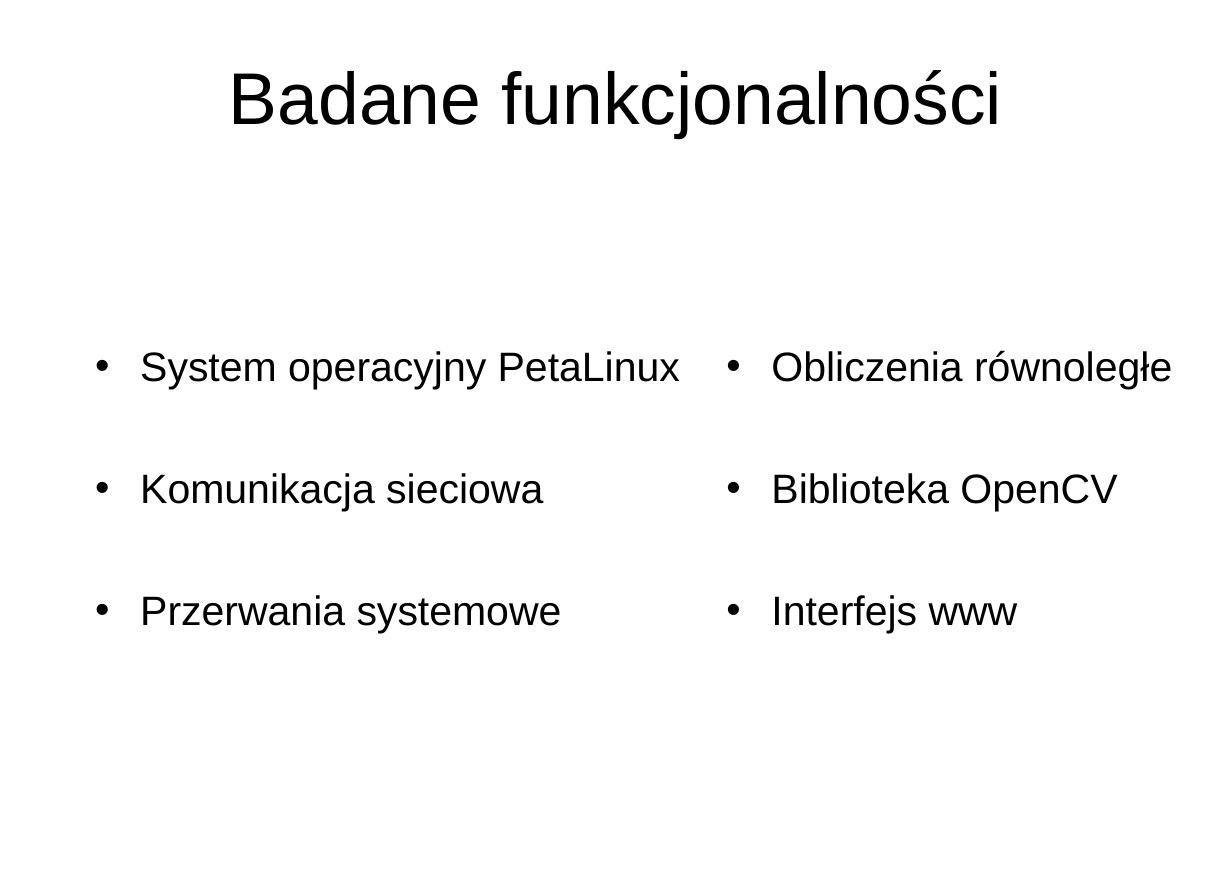
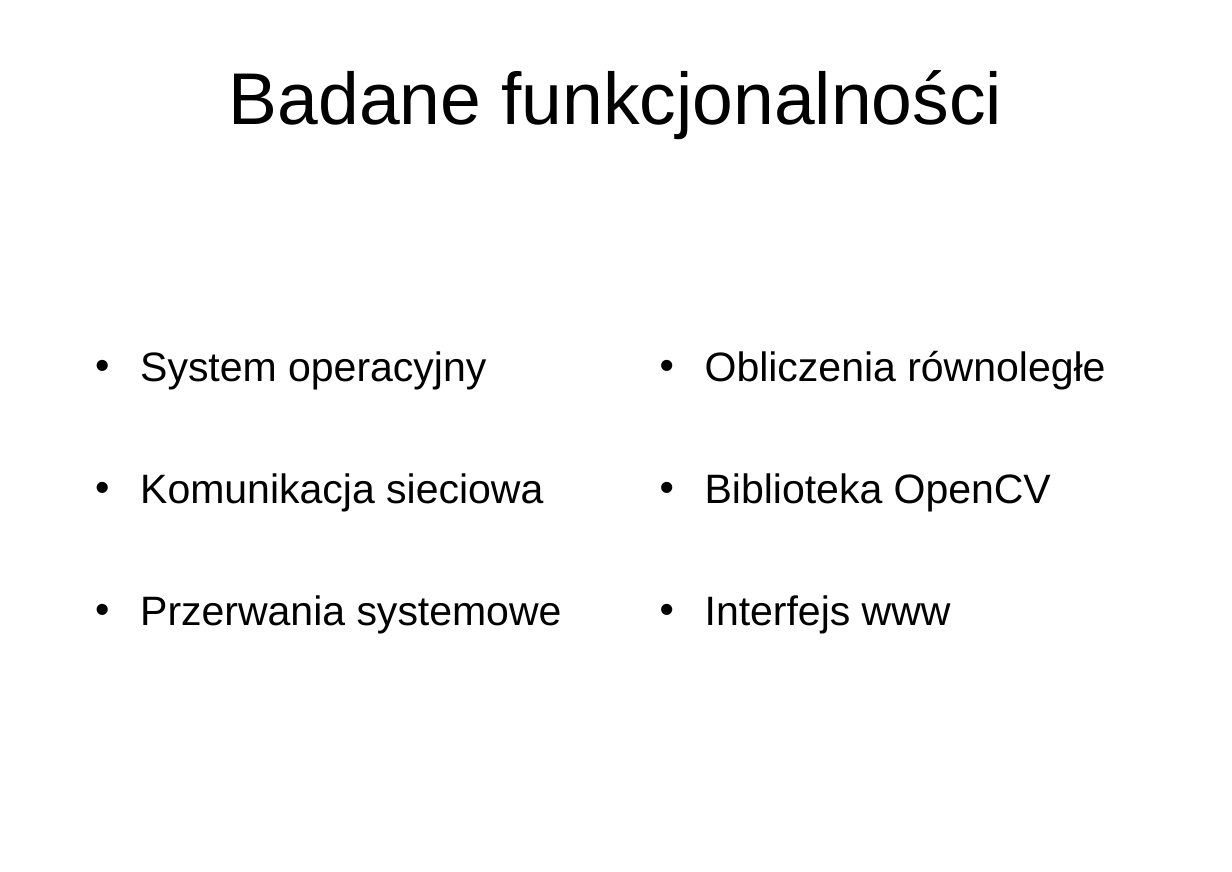
Before and after one commit to wgml/magister-doc, a slide deck: slide 6 of prezentacja.pptx. Drawn at 1232x872 pixels with LibreOffice and Linux fonts; fonts in the diff are those of the drawing; background and template pictures are left out. Boxes give left, top, right and bottom in pixels: in the first picture for what was removed or moved away, otherwise in the second. Text is boxed around its words. In the diff, an @@ line names an element or a change of style, - is before the commit and + after.

```diff
--- a/prezentacja.pptx
+++ b/prezentacja.pptx
@@ text at <box>140,351,486,390</box>: text changed @@
-• System operacyjny PetaLinux
+• System operacyjny
@@ text "Obliczenia równoległe": place and size @@
-text "Obliczenia równoległe" at <box>771,350,1172,634</box>
+text "Obliczenia równoległe" at <box>705,350,1105,634</box>
```
Also in this commit, not shown: 8 other slides changed, 1 slide added, 1 other file.
